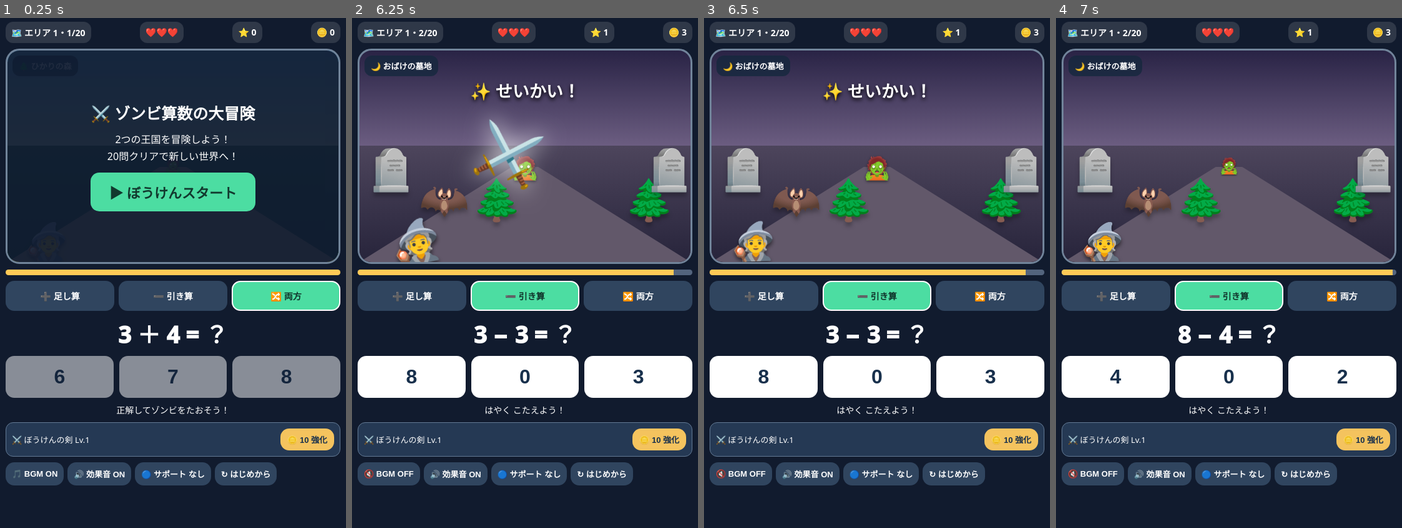
Above: before the commit, frames 1-4 (left to right).
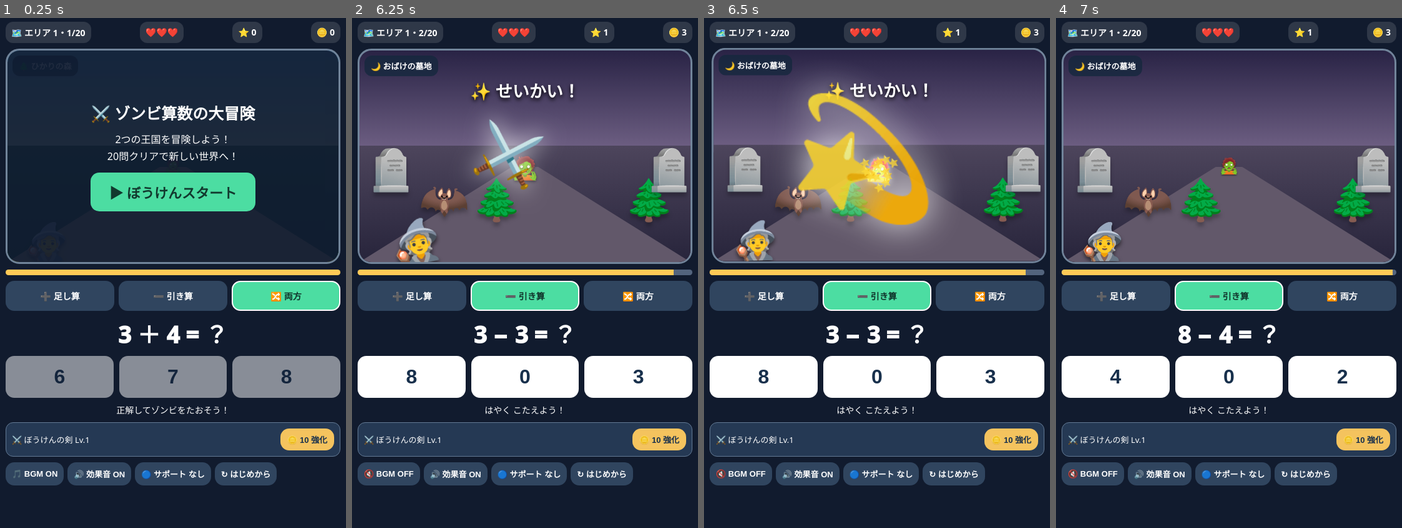
Above: after the commit, the same moments.

Repository: shopping-wash/zombie-math-game
Game: browser game, page index.html
Two runs of this game, one before a commit and one after it. Both use one fixed random seed, a clock stepped at 60 frames per second and the inputs below.
Inputs:
- Up to frame 1 (0.25 s): no input
- Up to frame 2 (6.25 s): click "▶ ぼうけんスタート" at 0.27 s; click "↻ はじめから" at 0.52 s; click "➕ 足し算" at 1.27 s; click "🔵 サポート なし" at 1.87 s; click "🔵 サポート あり" at 2.47 s; click "8" at 3.07 s; click "🔀 両方" at 3.67 s; click "🪙 10 強化" at 4.27 s; click "➖ 引き算" at 4.87 s; click "🎵 BGM ON" at 5.47 s; click "0" at 6.07 s
- Up to frame 3 (6.5 s): no input
- Up to frame 4 (7 s): click "3" at 6.67 s

Frames 1-2 are identical in both runs. In frame 3, 12% of the frame differs, in the area x 1-99%, y 5-49%; in frame 4, nothing differs.

Commit message:
Synchronize combat effects with answer transition

Diff:
--- a/index.html
+++ b/index.html
@@ -1,5 +1,5 @@
 <!doctype html><html lang="ja"><head><meta charset="utf-8"><meta name="viewport" content="width=device-width,initial-sc …(333 unchanged characters)…
 *{box-sizing:border-box}body{margin:0;background:#111b2e;color:#fff;font-family:system-ui,-apple-system,sans-serif}main …(5162 unchanged characters)…
 .scene.shake{animation:sceneShake .35s ease-out}.scene.boss-shake{animation:sceneShake .6s ease-out}@keyframes sceneSha …(4492 unchanged characters)…
-(()=>{'use strict';const $=id=>document.getElementById(id);l …(6810 unchanged characters)… attackSound(kind,finisher);const e=epoch;setTimeout(()=>{if(!active||e!==epoch)r …(4073 unchanged characters)…
+(()=>{'use strict';const $=id=>document.getElementById(id);l …(6810 unchanged characters)… attackSound(kind,finisher);const e=epoch+1;setTimeout(()=>{if(!active||e!==epoch)r …(4073 unchanged characters)…
 </script></body></html>
